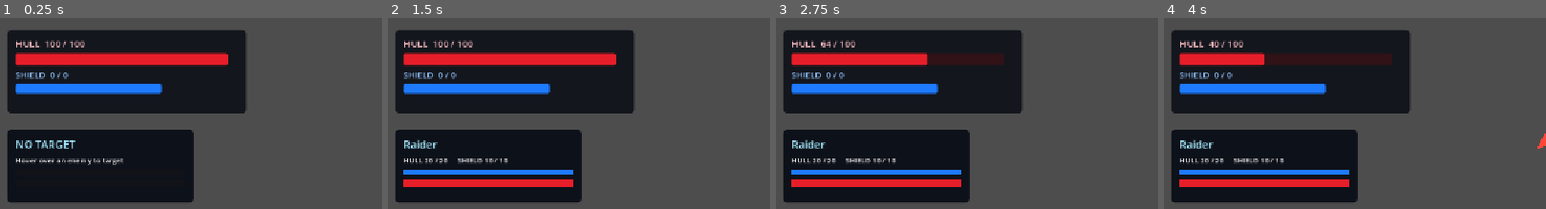
Above: before the commit, frames 1-4 (left to right).
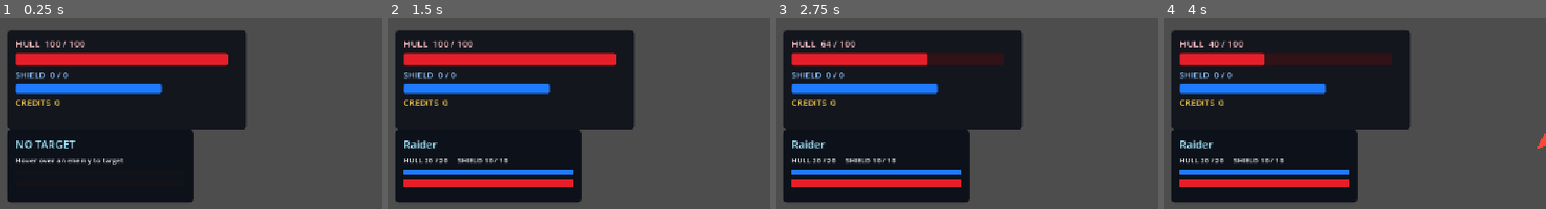
Above: after the commit, the same moments.

Repository: Bbran4/SpaceDelivery
Game: Godot game, scene res://scenes/tests/hud_test.tscn
The game is run twice, just before and just after one commit, with the same random seed, the same clock (stepped at 60 frames per second) and the same inputs.
Inputs (mouse positions are % of the whole screen's width and height, from its top left):
- Up to frame 1 (0.25 s): no input
- Up to frame 2 (1.5 s): click "Movement: Keyboard" at 0.5 s; click "Movement: Mouse" at 1.25 s
- Up to frame 3 (2.75 s): move the mouse to (72, 51) at 2.02 s; hold D (right) from 2.03 s (still down); hold Tab from 2.03 s (still down); click (72, 51) at 2.17 s
- Up to frame 4 (4 s): release D (right) at 2.75 s; release Tab at 2.75 s; drag from (30, 62) to (78, 50) at 2.77 s; move the mouse to (60, 32) at 3.52 s; hold D (right) from 3.53 s (still down); hold Tab from 3.53 s (still down)
The pictures show only the part of the screen within x 1-51%, y 0-50%; the shares and areas given below are measured in that part.

The runs differ from the first frame. In frame 1, 5.6% of the frame differs, in the area x 2-65%, y 42-59%; in frame 2, 5.6%; in frame 3, 5.6%; in frame 4, 5.6%.
Error before the commit: Invalid assignment of property or key 'text' with value of type 'String' on a base object of type 'null instance'. (res://scripts/hud.gd:48)

Commit message:
Add credits readout to the ship HUD

Diff:
--- a/scenes/hud.tscn
+++ b/scenes/hud.tscn
@@ -45,7 +45,7 @@
 layout_mode = 3
 anchors_preset = 0
 offset_right = 380.0
-offset_bottom = 145.0
+offset_bottom = 170.0
 mouse_filter = 2
 script = ExtResource("1_hud")
 
@@ -55,7 +55,7 @@
 offset_left = 20.0
 offset_top = 20.0
 offset_right = 380.0
-offset_bottom = 145.0
+offset_bottom = 170.0
 theme_override_styles/panel = SubResource("StyleBoxFlat_panel")
 
 [node name="VBoxContainer" type="VBoxContainer" parent="PanelContainer"]
@@ -95,3 +95,10 @@
 theme_override_styles/background = SubResource("StyleBoxFlat_shield_bg")
 theme_override_styles/fill = SubResource("StyleBoxFlat_shield_fill")
 value = 50.0
+
+[node name="CreditsLabel" type="Label" parent="PanelContainer/VBoxContainer"]
+unique_name_in_owner = true
+layout_mode = 2
+theme_override_colors/font_color = Color(1, 0.82, 0.3, 1)
+theme_override_font_sizes/font_size = 13
+text = "CREDITS  0"
